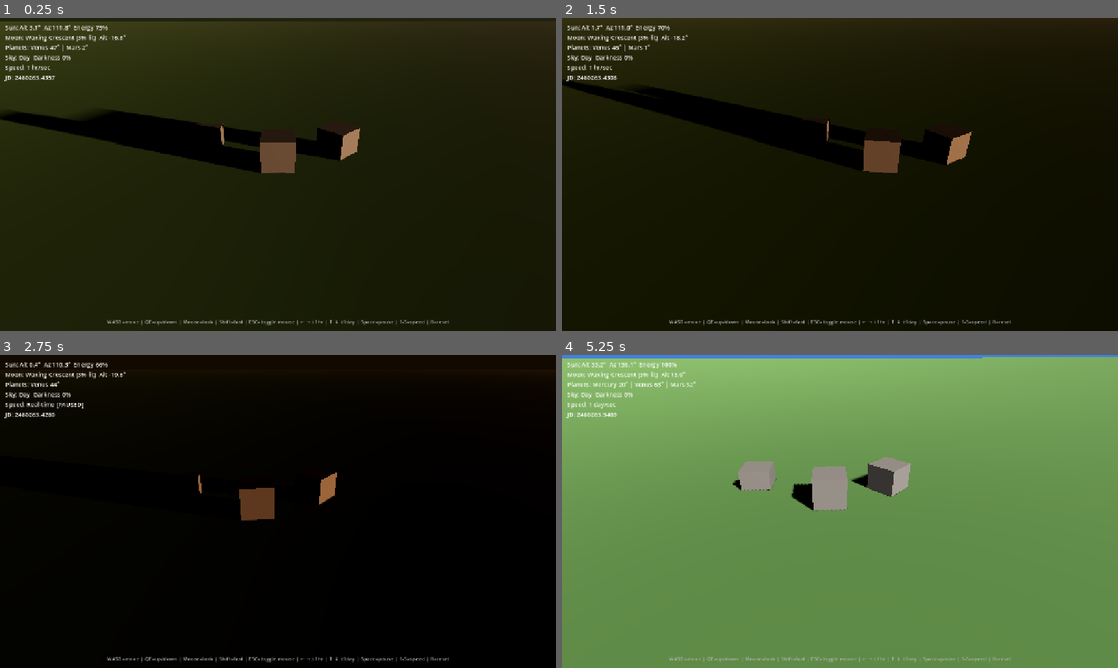
Above: before the commit, frames 1-4 (two rows, left to right).
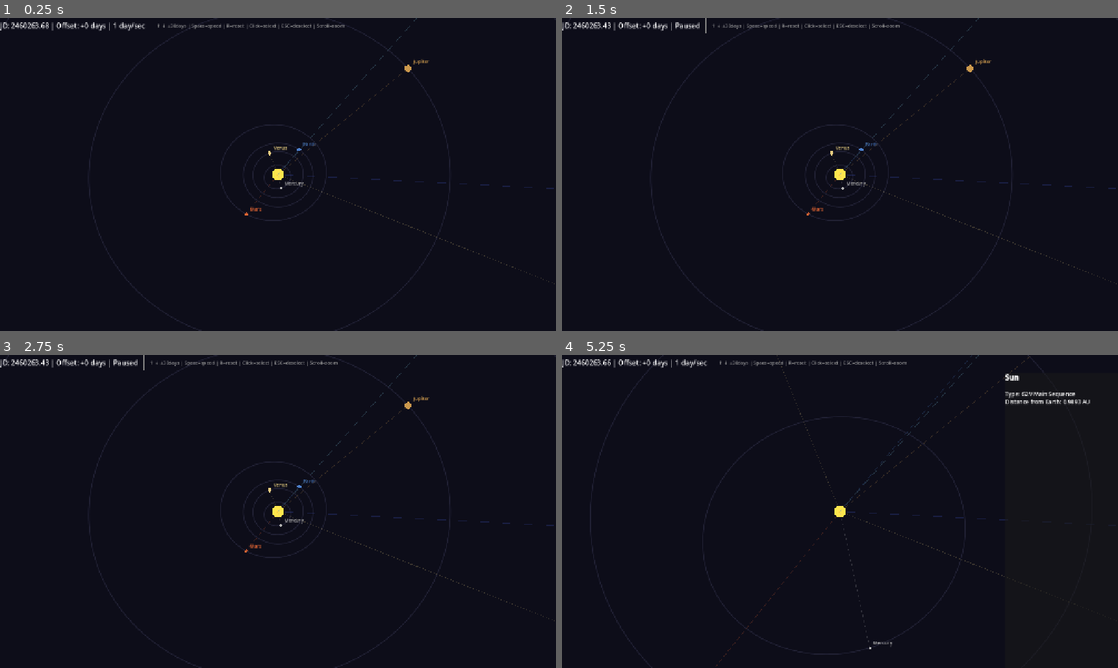
Above: after the commit, the same moments.

Repository: roboking123/godot-astronomy
Game: Godot game, scene res://demo/solar_system_view.tscn
Two runs of this game, one before a commit and one after it. Both use one fixed random seed, a clock stepped at 60 frames per second and the inputs below. Before the commit the project starts from res://demo/day_night_demo.tscn.
Inputs (mouse positions are in pixels of both pictures, inside the frame that each line leads up to):
- Up to frame 1 (0.25 s): no input
- Up to frame 2 (1.5 s): tap Enter at 0.5 s; move the mouse to (867, 174) at 0.52 s; hold Up from 0.53 s (still down); tap R at 0.6, 1.35 s; click (867, 174) at 0.67 s; tap Space at 0.77, 1.25 s; move the mouse to (812, 174) at 1.27 s; click (812, 174) at 1.42 s
- Up to frame 3 (2.75 s): keep holding Up; tap Space at 1.52 s; tap Enter at 2 s; move the mouse to (289, 505) at 2.02 s; tap 1 at 2.1 s; click (289, 505) at 2.17 s; tap R at 2.3 s
- Up to frame 4 (5.25 s): keep holding Up; tap Space at 2.75, 3.02, 3.77, 4.52, 5 s; move the mouse to (834, 517) at 2.77 s; tap 2 at 2.85 s; click (834, 517) at 2.92 s; tap R at 3.05, 3.8, 4.55 s; tap Enter at 3.5 s; move the mouse to (878, 514) at 3.52 s; tap 3 at 3.6 s; click (878, 514) at 3.67 s; move the mouse to (795, 508) at 4.27 s; tap 4 at 4.35 s; click (795, 508) at 4.42 s; move the mouse to (845, 511) at 5.02 s; tap 5 at 5.1 s; click (845, 511) at 5.17 s

The runs differ from the first frame. In frame 1, 31% of the frame differs, in the area x 0-100%, y 0-100%; in frame 2, 44%; in frame 3, 98%; in frame 4, 100%.

Commit message:
Feat: 太陽系俯視圖介面精簡 + 方向鍵選擇天體
- 移除縮放滑桿、內行星切換、±1天快捷鍵
- 新增左右方向鍵循環選擇天體（內→外）
- 月球可選中，附專屬資訊面板（月相、光照、距離）
- 預設時間速度改為 1 天/秒（進入即開始運行）

Co-Authored-By: Claude Opus 4.6 <noreply@anthropic.com>

Diff:
--- a/demo/solar_system_view.gd
+++ b/demo/solar_system_view.gd
@@ -27,17 +27,14 @@
 const ORBIT_SAMPLES: int = 180
 
 @onready var date_label: Label = %DateLabel
-@onready var zoom_slider: HSlider = %ZoomSlider
-@onready var inner_toggle: CheckBox = %InnerToggle
 @onready var info_panel: PanelContainer = %InfoPanel
 @onready var info_label: RichTextLabel = %InfoLabel
 
 var _center: Vector2
 var _au_to_px: float = 80.0
-var _show_inner_only: bool = false
 var _time_offset_days: float = 0.0
-var _time_speed: float = 0.0
-var _speed_idx: int = 0
+var _time_speed: float = 1.0
+var _speed_idx: int = 1
 const TIME_SPEEDS: Array[float] = [0.0, 1.0, 7.0, 30.0, 365.0]
 const SPEED_NAMES: Array[String] = ["Paused", "1 day/sec", "1 week/sec", "1 month/sec", "1 year/sec"]
 
@@ -50,26 +47,25 @@
 var _orbit_base_pos: Array = []  # 烘焙時的行星位置（Vector2）
 var _moon_orbit_points: PackedVector2Array
 
-var _selected: int = -1  # -1=無, 0-7=行星, 8=太陽
-var _focus_offset: Vector2 = Vector2.ZERO  # 將選中天體置中的偏移
+var _selected: int = -1  # -1=無, 0-7=行星, 8=太陽, 9=月球
+var _focus_offset: Vector2 = Vector2.ZERO
 const FOCUS_ZOOM: Dictionary = {
 	0: 3000.0, 1: 1500.0, 2: 5000.0, 3: 1000.0,
-	4: 200.0, 5: 120.0, 6: 60.0, 7: 40.0, 8: 800.0
+	4: 200.0, 5: 120.0, 6: 60.0, 7: 40.0, 8: 800.0, 9: 15000.0
 }
+# 內→外順序：太陽、水星、金星、地球、月球、火星～海王星
+const SELECT_ORDER: Array[int] = [8, 0, 1, 2, 9, 3, 4, 5, 6, 7]
 
 
 func _ready() -> void:
 	_planet_positions.resize(8)
 	_orbit_points.resize(8)
 	_orbit_base_pos.resize(8)
-	zoom_slider.value = 80.0
 	_update_positions()
 	_bake_orbits()
 
 
 func _process(delta: float) -> void:
-	_au_to_px = zoom_slider.value
-	_show_inner_only = inner_toggle.button_pressed
 	if _time_speed != 0.0:
 		_time_offset_days += _time_speed * delta
 	_update_positions()
@@ -78,6 +74,8 @@
 	if _selected >= 0 and _selected <= 7:
 		var pos: Vector3 = _planet_positions[_selected]
 		_focus_offset = -Vector2(pos.x, -pos.y) * _au_to_px
+	elif _selected == 9:
+		_focus_offset = -Vector2(_moon_pos.x, -_moon_pos.y) * _au_to_px
 	elif _selected == 8:
 		_focus_offset = Vector2.ZERO
 	else:
@@ -129,7 +127,7 @@
 	var bg_color := Color(0.05, 0.05, 0.1)
 	draw_rect(Rect2(Vector2.ZERO, size), bg_color)
 
-	var max_orbit: int = 8 if not _show_inner_only else 4
+	var max_orbit: int = 8
 
 	# 真實軌道線（VSOP87 取樣）
 	for i: int in max_orbit:
@@ -173,9 +171,9 @@
 		# Draw line from Sun to planet
 		draw_line(_center, screen_pos, Color(color, 0.2), 1.0)
 
-	# 月球（只在放大到地月系統可見時才畫）
+	# 月球（放大到可見或選中時才畫）
 	var moon_real_px: float = 0.00257 * _au_to_px
-	if moon_real_px > 8.0:
+	if moon_real_px > 8.0 or _selected == 9:
 		var earth_screen: Vector2 = _center + Vector2(
 			_planet_positions[AstroPlanets.Planet.EARTH].x,
 			-_planet_positions[AstroPlanets.Planet.EARTH].y) * _au_to_px
@@ -187,6 +185,8 @@
 				moon_scaled[j] = _center + _moon_orbit_points[j] * _au_to_px
 			draw_polyline(moon_scaled, Color(MOON_COLOR, 0.3), 1.0, true)
 		draw_line(earth_screen, moon_screen, Color(MOON_COLOR, 0.3), 1.0)
+		if _selected == 9:
+			_draw_selection_bracket(moon_screen, MOON_RADIUS_PX + 6)
 		draw_circle(moon_screen, MOON_RADIUS_PX, MOON_COLOR)
 		draw_string(ThemeDB.fallback_font, moon_screen + Vector2(4, -4),
 			"Moon", HORIZONTAL_ALIGNMENT_LEFT, -1, 9, MOON_COLOR)
@@ -231,9 +231,9 @@
 		var mb: InputEventMouseButton = event as InputEventMouseButton
 		if mb.pressed:
 			if mb.button_index == MOUSE_BUTTON_WHEEL_UP:
-				zoom_slider.value *= 1.1
+				_au_to_px = clampf(_au_to_px * 1.15, 5.0, 50000.0)
 			elif mb.button_index == MOUSE_BUTTON_WHEEL_DOWN:
-				zoom_slider.value /= 1.1
+				_au_to_px = clampf(_au_to_px / 1.15, 5.0, 50000.0)
 			elif mb.button_index == MOUSE_BUTTON_LEFT:
 				_try_select(mb.position)
 
@@ -257,12 +257,17 @@
 
 
 func _try_select(click_pos: Vector2) -> void:
+	# 月球（可見時）
+	var moon_screen: Vector2 = _center + Vector2(_moon_pos.x, -_moon_pos.y) * _au_to_px
+	if (0.00257 * _au_to_px > 8.0 or _selected == 9) and click_pos.distance_to(moon_screen) < MOON_RADIUS_PX + 12:
+		_select(9)
+		return
 	# 太陽
 	if click_pos.distance_to(_center) < SUN_RADIUS_PX + 10:
 		_select(8)
 		return
 	# 行星
-	var max_orbit: int = 8 if not _show_inner_only else 4
+	var max_orbit: int = 8
 	for i: int in max_orbit:
 		var pos3d: Vector3 = _planet_positions[i]
 		var screen_pos: Vector2 = _center + Vector2(pos3d.x, -pos3d.y) * _au_to_px
@@ -275,15 +280,33 @@
 func _select(idx: int) -> void:
 	_selected = idx
 	if FOCUS_ZOOM.has(idx):
-		zoom_slider.value = FOCUS_ZOOM[idx] as float
+		_au_to_px = FOCUS_ZOOM[idx] as float
 	info_panel.visible = true
 	_bake_orbits()
+
+
+func _select_next() -> void:
+	if _selected == -1:
+		_select(2)  # 地球
+		return
+	var idx: int = SELECT_ORDER.find(_selected)
+	if idx < SELECT_ORDER.size() - 1:
+		_select(SELECT_ORDER[idx + 1])
+
+
+func _select_prev() -> void:
+	if _selected == -1:
+		_select(2)  # 地球
+		return
+	var idx: int = SELECT_ORDER.find(_selected)
+	if idx > 0:
+		_select(SELECT_ORDER[idx - 1])
 
 
 func _deselect() -> void:
 	_selected = -1
 	info_panel.visible = false
-	zoom_slider.value = 80.0
+	_au_to_px = 80.0
 	_bake_orbits()
 
 
@@ -294,6 +317,23 @@
 		text += "[b]Sun[/b]\n\n"
 		text += "Type: G2V Main Sequence\n"
 		text += "Distance from Earth: %.4f AU\n" % _planet_positions[AstroPlanets.Planet.EARTH].length()
+		info_label.text = text
+		return
+
+	if _selected == 9:
+		var geo_moon: AstroMoon.GeoMoonResult = AstroMoon.geo_moon(_current_time)
+		var lib: AstroMoon.LibrationResult = AstroMoon.libration(
+			_current_time, geo_moon.ecliptic, geo_moon.tobl)
+		var sun_j2000: Vector3 = AstroSun.sun_position(_current_time)
+		var phase: float = AstroEngine._moon_phase(sun_j2000, geo_moon.j2000, _current_time)
+		var phase_name: String = CelestialState._phase_name(phase)
+		var illum: float = CelestialState._phase_to_illumination(phase)
+		text += "[b]Moon[/b]\n\n"
+		text += "Phase: %s (%.0f°)\n" % [phase_name, phase]
+		text += "Illumination: %.0f%%\n" % (illum * 100.0)
+		text += "Distance from Earth: %.0f km\n" % lib.dist_km
+		text += "Apparent diameter: %.4f°\n" % lib.diam_deg
+		text += "Orbital period: 27.3 days\n"
 		info_label.text = text
 		return
 
@@ -355,9 +395,9 @@
 		var key: InputEventKey = event as InputEventKey
 		match key.keycode:
 			KEY_LEFT:
-				_time_offset_days -= 1.0
+				_select_prev()
 			KEY_RIGHT:
-				_time_offset_days += 1.0
+				_select_next()
 			KEY_UP:
 				_time_offset_days += 30.0
 			KEY_DOWN:
--- a/demo/solar_system_view.tscn
+++ b/demo/solar_system_view.tscn
@@ -27,33 +27,9 @@
 [node name="Sep1" type="VSeparator" parent="TopBar"]
 layout_mode = 2
 
-[node name="ZoomLabel" type="Label" parent="TopBar"]
-layout_mode = 2
-text = "Zoom:"
-
-[node name="ZoomSlider" type="HSlider" parent="TopBar"]
-unique_name_in_owner = true
-layout_mode = 2
-custom_minimum_size = Vector2(150, 0)
-min_value = 5.0
-max_value = 50000.0
-step = 1.0
-value = 80.0
-
-[node name="Sep2" type="VSeparator" parent="TopBar"]
-layout_mode = 2
-
-[node name="InnerToggle" type="CheckBox" parent="TopBar"]
-unique_name_in_owner = true
-layout_mode = 2
-text = "Inner only"
-
-[node name="Sep3" type="VSeparator" parent="TopBar"]
-layout_mode = 2
-
 [node name="HelpLabel" type="Label" parent="TopBar"]
 layout_mode = 2
-text = "← → ±1day | ↑ ↓ ±30days | Space=speed | R=reset | Click=select | ESC=deselect | Scroll=zoom"
+text = "↑ ↓ ±30days | Space=speed | R=reset | Click=select | ESC=deselect | Scroll=zoom"
 theme_override_colors/font_color = Color(0.6, 0.6, 0.6, 1)
 theme_override_font_sizes/font_size = 11
 
--- a/project.godot
+++ b/project.godot
@@ -16,7 +16,7 @@
 
 config/name="Godot Astronomy"
 config/description="Precise astronomical calculations for Godot 4 — sun, moon, coordinates, and more."
-run/main_scene="res://demo/day_night_demo.tscn"
+run/main_scene="uid://solar001"
 config/features=PackedStringArray("4.6")
 
 [display]
